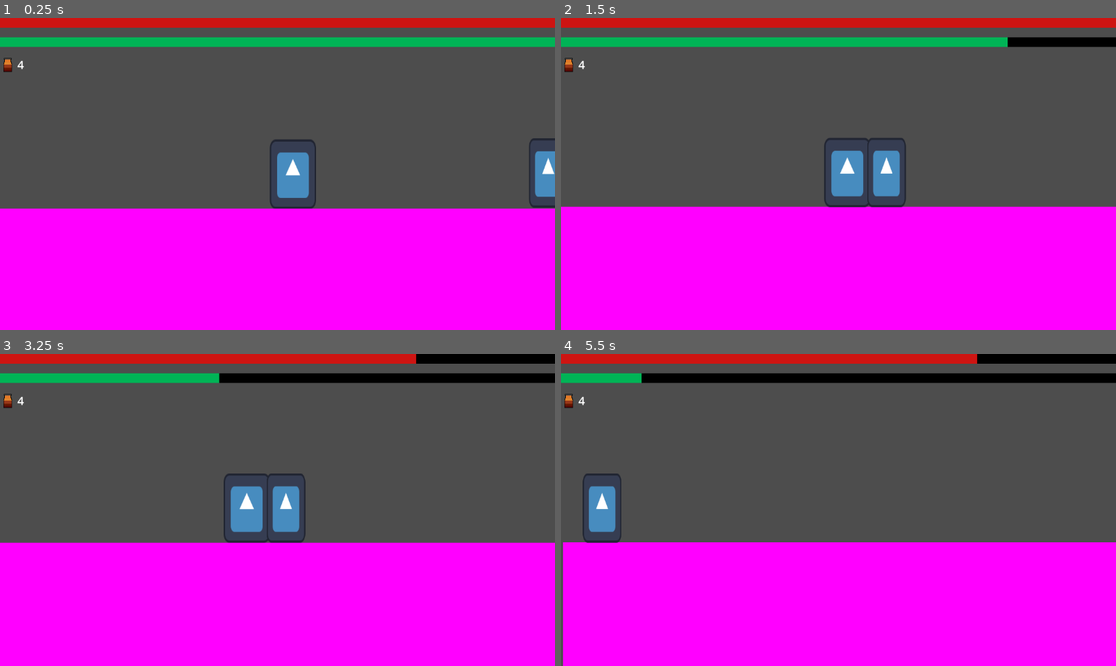
Above: before the commit, frames 1-4 (two rows, left to right).
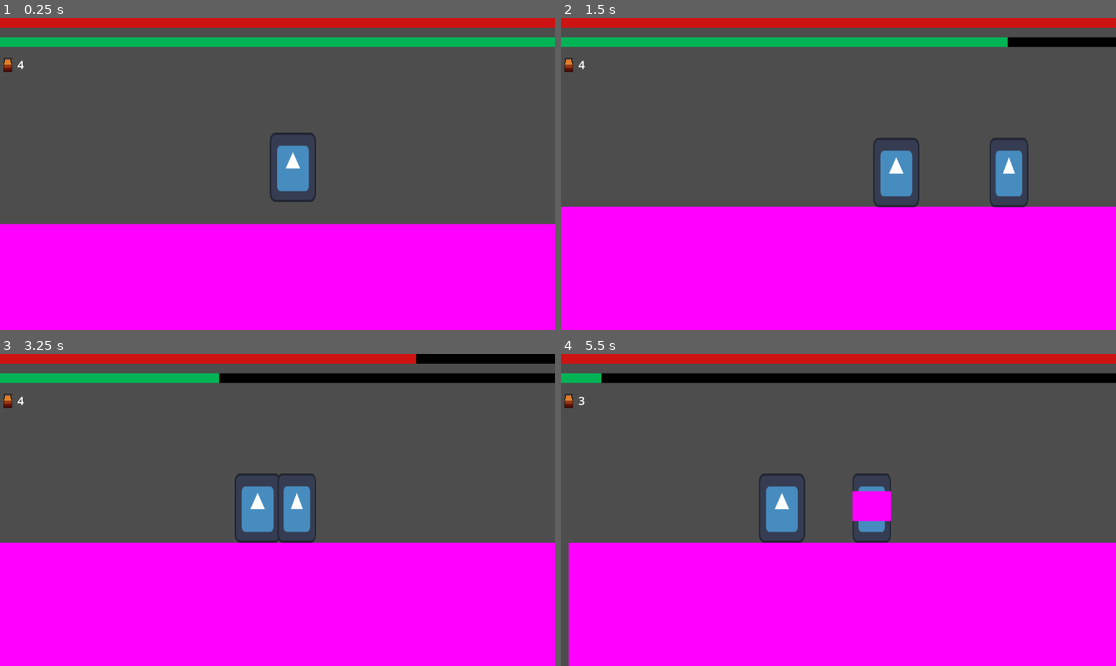
Above: after the commit, the same moments.

Repository: CodeScratcher/soulslike
Game: Godot game, scene res://Levels/test_scene.tscn
Two runs of this game, one before a commit and one after it. Both use one fixed random seed, a clock stepped at 60 frames per second and the inputs below. The engine's default icon, where the game draws it, is replaced by a stand-in: a white triangle on a blue panel in a dark square.
Inputs (mouse positions are in pixels of both pictures, inside the frame that each line leads up to):
- Up to frame 1 (0.25 s): no input
- Up to frame 2 (1.5 s): move the mouse to (960, 158) at 0.52 s; hold Shift (block) 0.53-1.28 s; hold D (right) from 0.53 s (still down); tap W (jump) at 0.77 s; move the mouse to (727, 189) at 1.27 s; tap E (heal) at 1.35 s
- Up to frame 3 (3.25 s): tap W (jump) at 1.52, 3.02 s; move the mouse to (333, 441) at 2.02 s; release D (right) at 2.03 s; hold A (left) 2.03-2.78 s; right-click (333, 441) at 2.1 s; move the mouse to (249, 572) at 2.77 s; hold D (right) from 2.78 s (still down); click (249, 572) at 2.85 s
- Up to frame 4 (5.5 s): move the mouse to (1005, 556) at 3.52 s; tap Space (roll) at 3.6 s; tap W (jump) at 3.77, 4.52 s; move the mouse to (672, 463) at 4.27 s; release D (right) at 4.28 s; hold A (left) 4.28-5.03 s; tap Shift (block) at 4.35 s; move the mouse to (866, 510) at 5.02 s; hold D (right) from 5.03 s (still down); tap E (heal) at 5.1 s

The runs differ from the first frame. In frame 1, 6.4% of the frame differs, in the area x 0-100%, y 36-67%; in frame 2, 2.8%; in frame 3, 1.7%; in frame 4, 4.8%.

Commit message:
made test level larger

Diff:
--- a/Levels/test_scene.tscn
+++ b/Levels/test_scene.tscn
@@ -6,12 +6,15 @@
 [ext_resource type="Script" path="res://Scripts/Room.gd" id="4_1veg3"]
 
 [sub_resource type="RectangleShape2D" id="RectangleShape2D_lv8da"]
-size = Vector2(1151, 128)
+size = Vector2(1977, 128)
 
 [sub_resource type="PlaceholderTexture2D" id="PlaceholderTexture2D_ri3h2"]
 
+[sub_resource type="RectangleShape2D" id="RectangleShape2D_6l0i3"]
+size = Vector2(1152, 128)
+
 [sub_resource type="RectangleShape2D" id="RectangleShape2D_srvug"]
-size = Vector2(1152, 640)
+size = Vector2(1976, 640)
 
 [sub_resource type="RectangleShape2D" id="RectangleShape2D_r8mlm"]
 size = Vector2(1152, 400)
@@ -25,26 +28,26 @@
 position = Vector2(304, 512)
 
 [node name="CollisionShape2D" type="CollisionShape2D" parent="StaticBody2D"]
-position = Vector2(273.5, 64)
+position = Vector2(-139.5, 64)
 shape = SubResource("RectangleShape2D_lv8da")
 
 [node name="Sprite2D" type="Sprite2D" parent="StaticBody2D"]
-position = Vector2(273.5, 63.875)
-scale = Vector2(1151, 128.25)
+position = Vector2(-135.88, 63.875)
+scale = Vector2(1968.24, 128.25)
 texture = SubResource("PlaceholderTexture2D_ri3h2")
 
 [node name="Player" parent="." instance=ExtResource("1_p5mk7")]
-position = Vector2(515, 472)
+position = Vector2(-56, 448)
 
 [node name="TestEnemy" parent="." instance=ExtResource("2_5tng7")]
-position = Vector2(776, 408)
+position = Vector2(272, 386)
 
 [node name="StaticBody2D2" type="StaticBody2D" parent="."]
 position = Vector2(1444, 468)
 
 [node name="CollisionShape2D" type="CollisionShape2D" parent="StaticBody2D2"]
-position = Vector2(273.5, 64)
-shape = SubResource("RectangleShape2D_lv8da")
+position = Vector2(276, 64)
+shape = SubResource("RectangleShape2D_6l0i3")
 
 [node name="Sprite2D" type="Sprite2D" parent="StaticBody2D2"]
 position = Vector2(276, 64)
@@ -56,7 +59,8 @@
 script = ExtResource("4_1veg3")
 
 [node name="CollisionShape2D" type="CollisionShape2D" parent="Room1"]
-position = Vector2(576, 320)
+visible = false
+position = Vector2(164, 320)
 shape = SubResource("RectangleShape2D_srvug")
 
 [node name="Room2" type="Area2D" parent="."]
Not shown: 1 places in Levels/test_scene.tscn that only renumber resources
